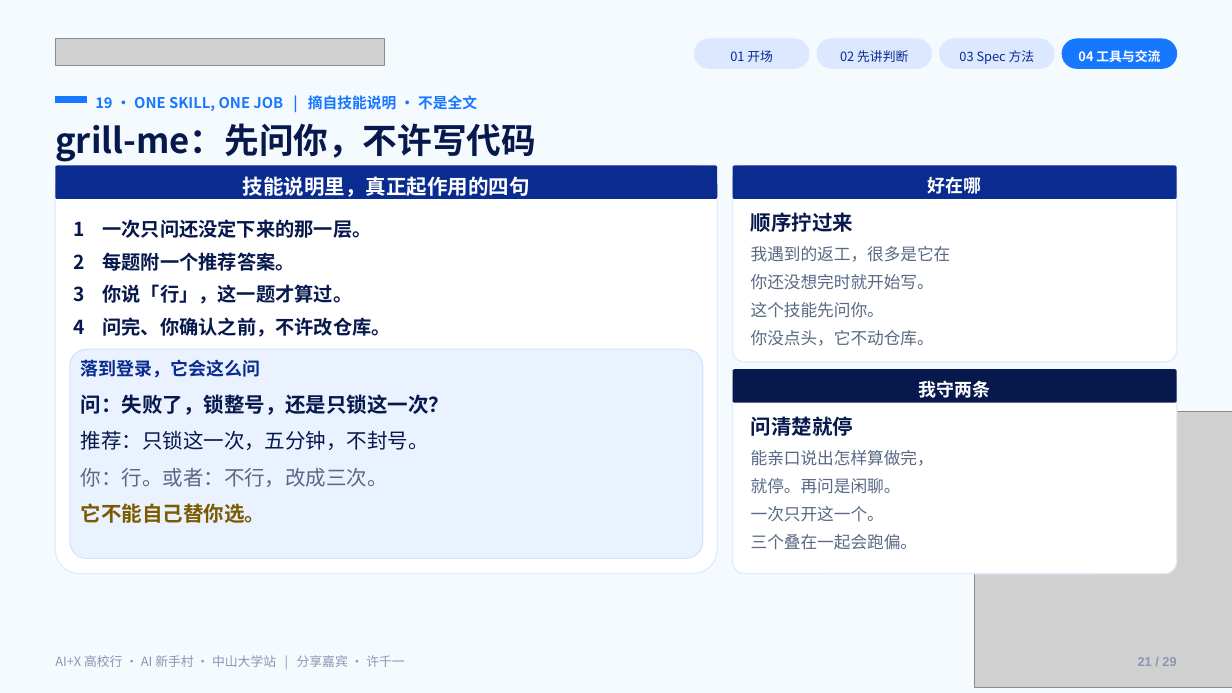
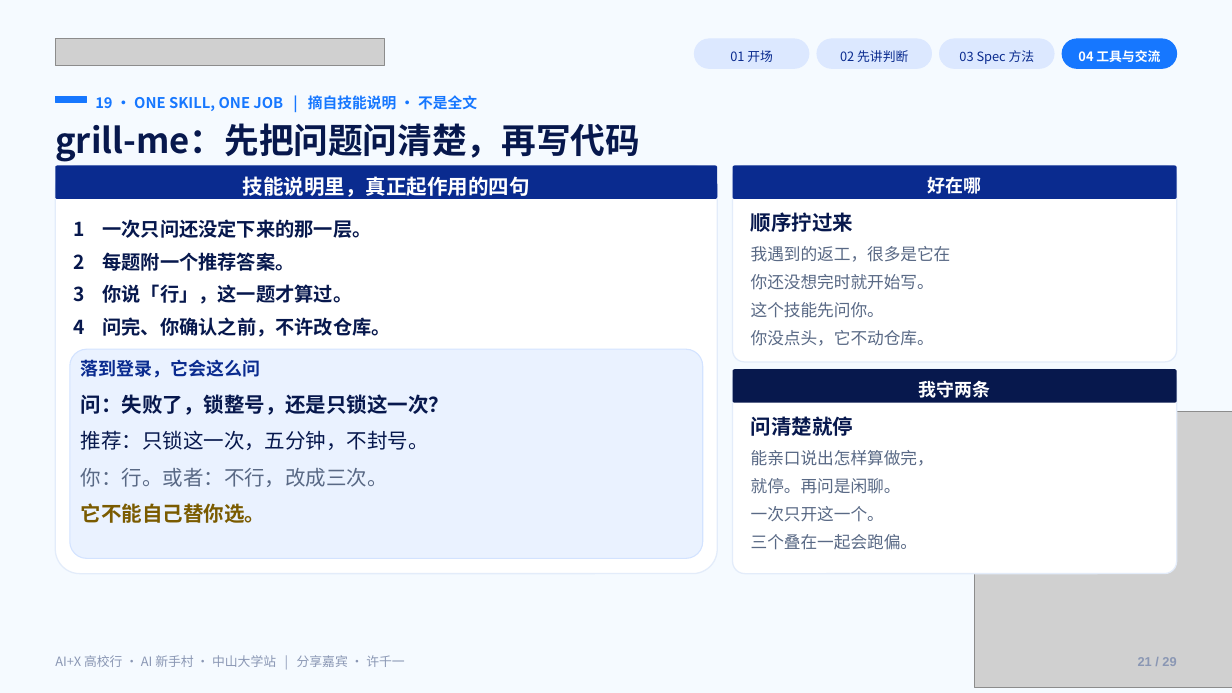
Before and after one commit to Frocir/aix-talk, a slide deck: slide 21 of aix-talk-26pages.pptx. Drawn at 1232x693 pixels with LibreOffice and Linux fonts; fonts in the diff are those of the drawing; grey boxes stand for pictures. Boxes give left, top, right and bottom in pixels: in the first picture for what was removed or moved away, otherwise in the second. Text is boxed around its words. In the diff, an @@ line names an element or a change of style, - is before the commit and + after.

```diff
--- a/aix-talk-26pages.pptx
+++ b/aix-talk-26pages.pptx
@@ text at (x1=55, y1=123, x2=640, y2=162): text changed @@
-grill-me：先问你，不许写代码
+grill-me：先把问题问清楚，再写代码
```
Also in this commit, not shown: 8 other slides changed, 2 other files.
